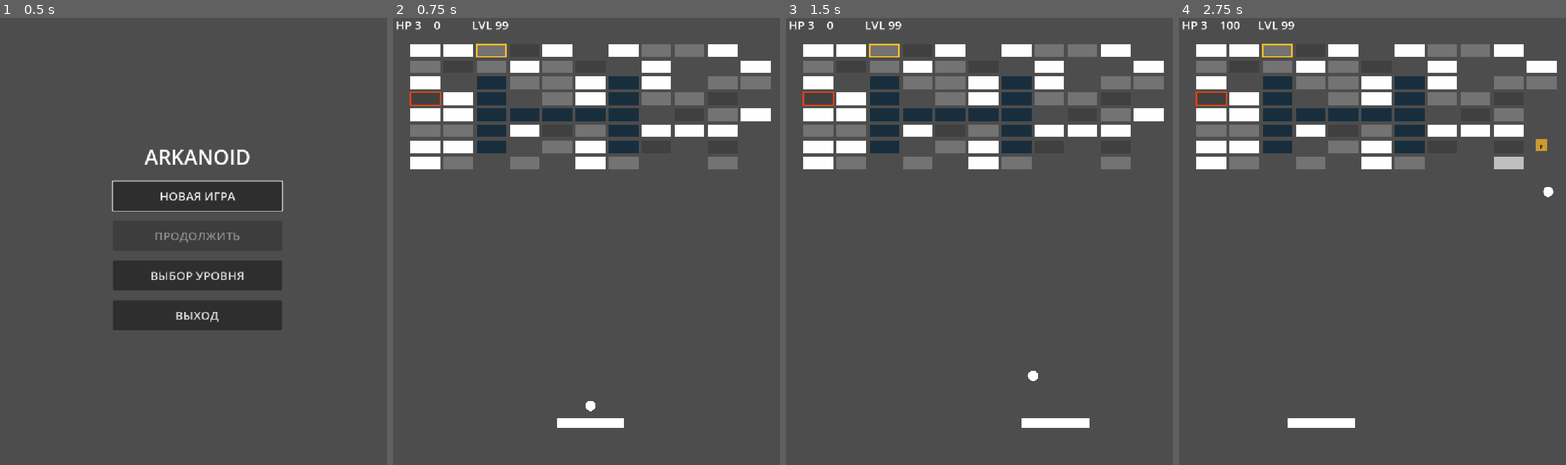
Above: before the commit, frames 1-4 (left to right).
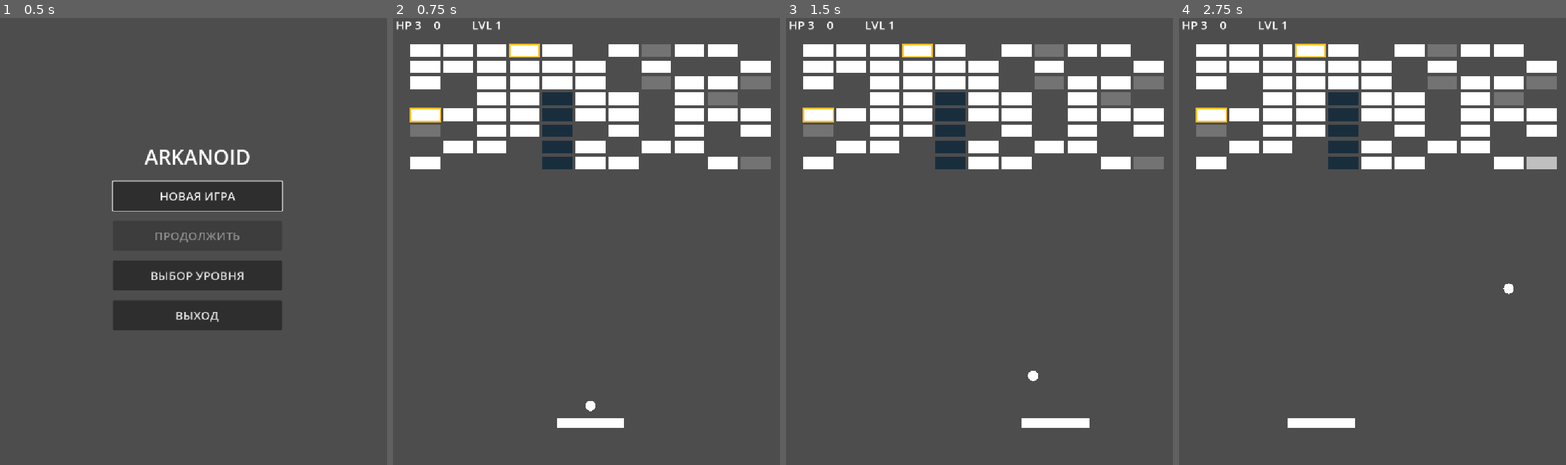
Above: after the commit, the same moments.

Repository: Ardarik421/arkanoid
Game: Godot game, scene res://scenes/main_menu.tscn
Same seed, same stepped clock (60 frames per second), same inputs: the game is played once before the commit and once after it.
Inputs (mouse positions are in pixels of both pictures, inside the frame that each line leads up to):
- Up to frame 1 (0.5 s): no input
- Up to frame 2 (0.75 s): click "НОВАЯ ИГРА" at 0.5 s
- Up to frame 3 (1.5 s): tap Enter at 1.25 s; move the mouse to (1072, 214) at 1.27 s; hold D (move_right) from 1.28 s (still down); tap Space (launch_ball) at 1.35 s
- Up to frame 4 (2.75 s): move the mouse to (1295, 259) at 2.02 s; release D (move_right) at 2.03 s; hold A (move_left) from 2.03 s (still down); tap Space (launch_ball) at 2.1 s

Frame 1 is identical in both runs. In frame 2, 11% of the frame differs, in the area x 4-98%, y 0-34%; in frame 3, 11%; in frame 4, 11%, in the area x 4-98%, y 0-62%.

Commit message:
переработали шансы бонусов

Diff:
--- a/scenes/main.gd
+++ b/scenes/main.gd
@@ -524,7 +524,7 @@
 
 	update_score_label()
 
-	if guaranteed_bonus or randf() < 0.60:
+	if guaranteed_bonus or randf() < get_bonus_drop_chance():
 		var bonus = bonus_scene.instantiate()
 
 		if powerful_bonus:
@@ -896,6 +896,15 @@
 		0.50,
 		0.97
 	)
+
+func get_bonus_drop_chance() -> float:
+	var progress = clamp(
+		float(current_level - 1) / 99.0,
+		0.0,
+		1.0
+	)
+
+	return lerp(0.45, 0.25, progress)
 
 # =========================
 # НАСТРОЙКА ПРОЧНОСТИ КИРПИЧЕЙ
--- a/scenes/main.tscn
+++ b/scenes/main.tscn
@@ -22,7 +22,6 @@
 script = ExtResource("1_sugp2")
 brick_scene = ExtResource("3_sugp2")
 bonus_scene = ExtResource("5_tbgi4")
-test_start_level = 99
 test_pattern = 7
 
 [node name="Walls" type="Node2D" parent="." unique_id=1927932240]
